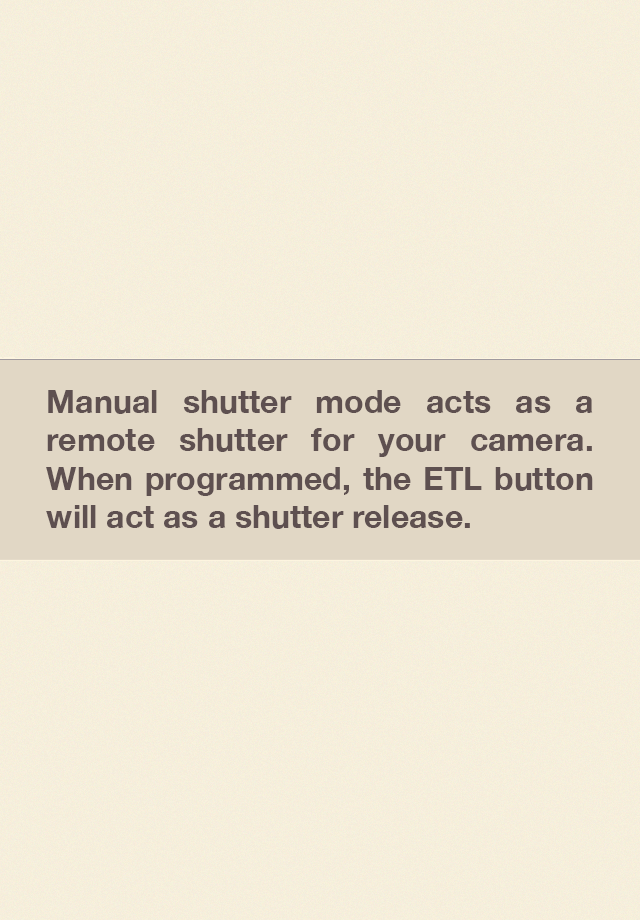
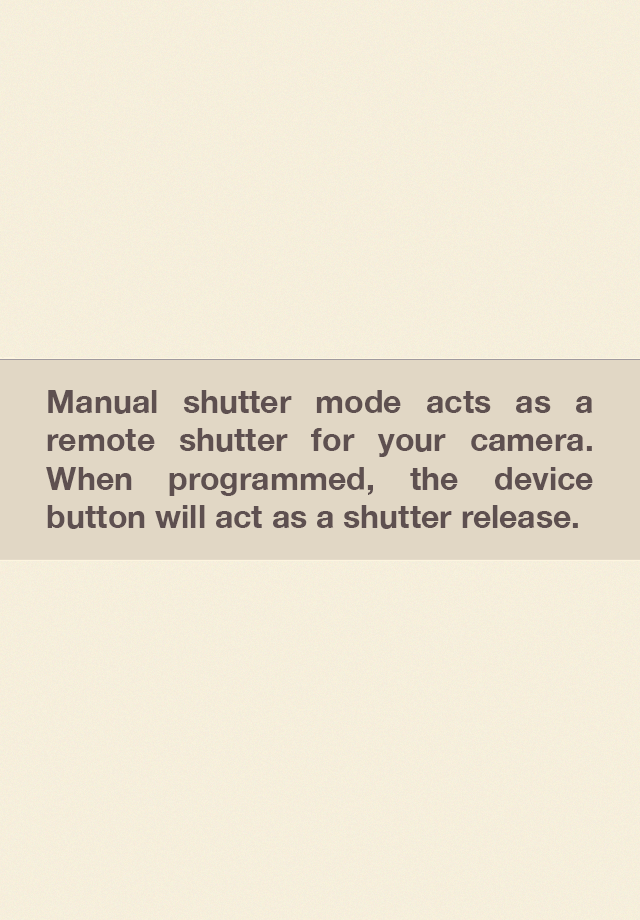
Layers edited between the first and the second (640, 920) image:
painted on "Manual shutter mode acts as a remote shutter for your camera. W" over 46, 467, 593, 529
